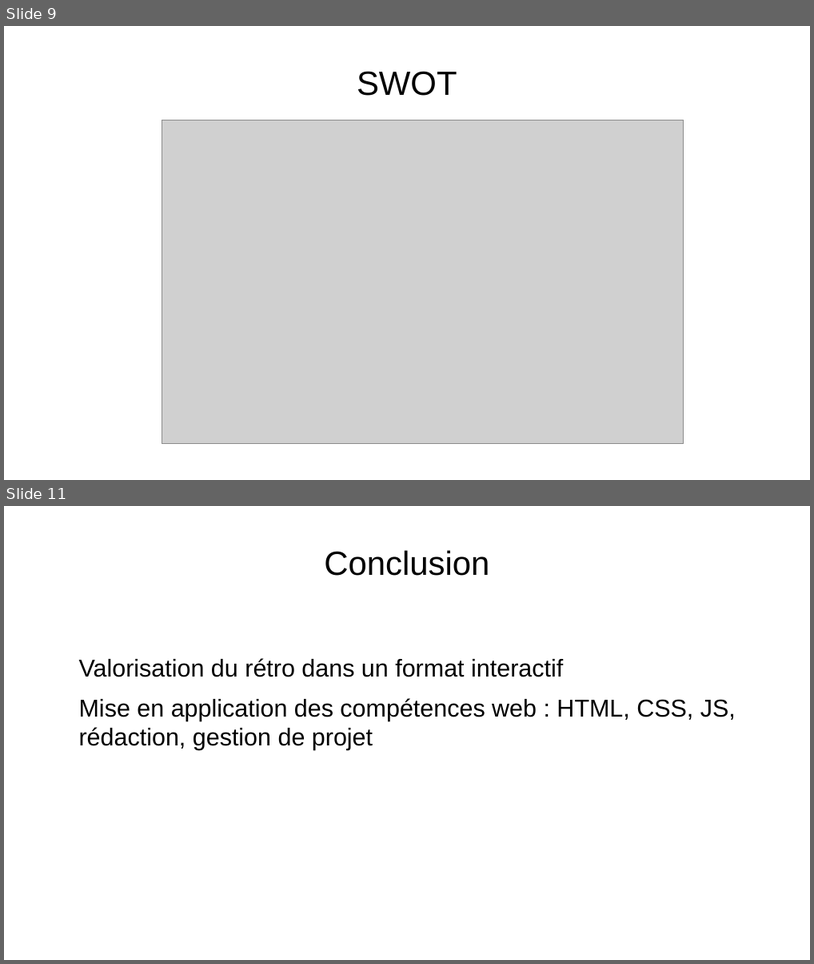
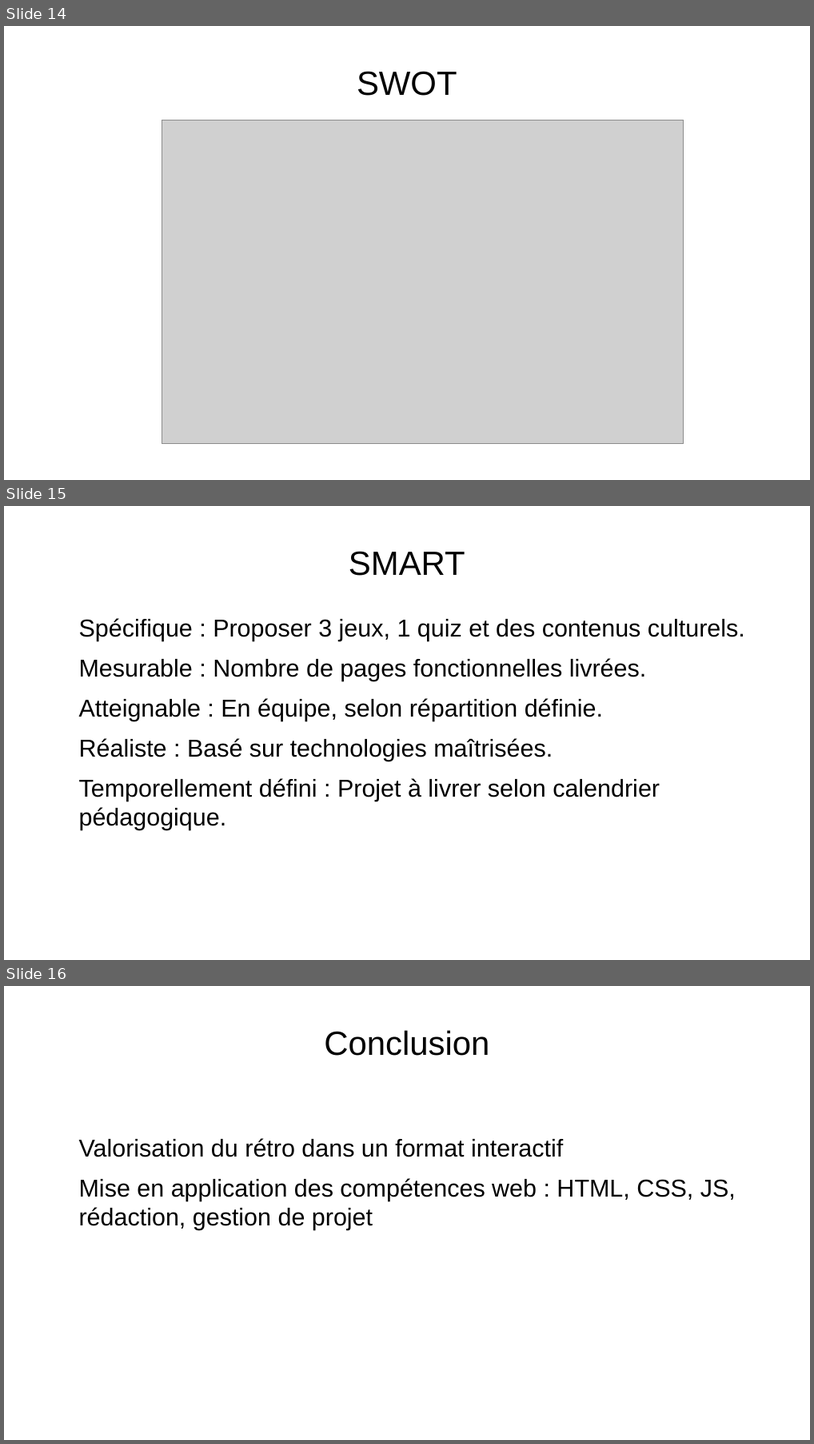
Before and after one commit to Cboukhal/projet_groupe, a slide deck: Camil/powerpoint/powerpoint_prototype.odp. Shown one above the other, each under a label of ours: slides 9 and 11 before the commit, slides 14, 15 and 16 after it; the slides between them are not shown. The pictures are 814x964 and 814x1444 pixels, drawn with LibreOffice and Linux fonts; fonts in the diff are those of the drawing; grey boxes stand for pictures; background and template pictures are left out. Boxes give left, top, right and bottom in pixels: in the first picture for what was removed or moved away, otherwise in the second. Text is boxed around its words. In the diff, an @@ line names an element or a change of style, - is before the commit and + after.

```diff
--- a/Camil/powerpoint/powerpoint_prototype.odp
+++ b/Camil/powerpoint/powerpoint_prototype.odp
@@ slide 15 added at box(4, 506, 810, 960), background picture (left out) @@
@@ title added at box(349, 551, 466, 576), 33 pt, text #000000 @@
+SMART
@@ text added at box(79, 618, 746, 830), 24 pt, text #000000 @@
+• Spécifique : Proposer 3 jeux, 1 quiz et des contenus culturels.
+• Mesurable : Nombre de pages fonctionnelles livrées.
+• Atteignable : En équipe, selon répartition définie.
+• Réaliste : Basé sur technologies maîtrisées.
+• Temporellement défini : Projet à livrer selon calendrier pédagogique.
@@ what was slide 9 is now slide 14 @@
@@ what was slide 11 is now slide 16 @@
```
Also in this commit, not shown: 2 slides changed, 5 other slides added, 1 slide removed.
